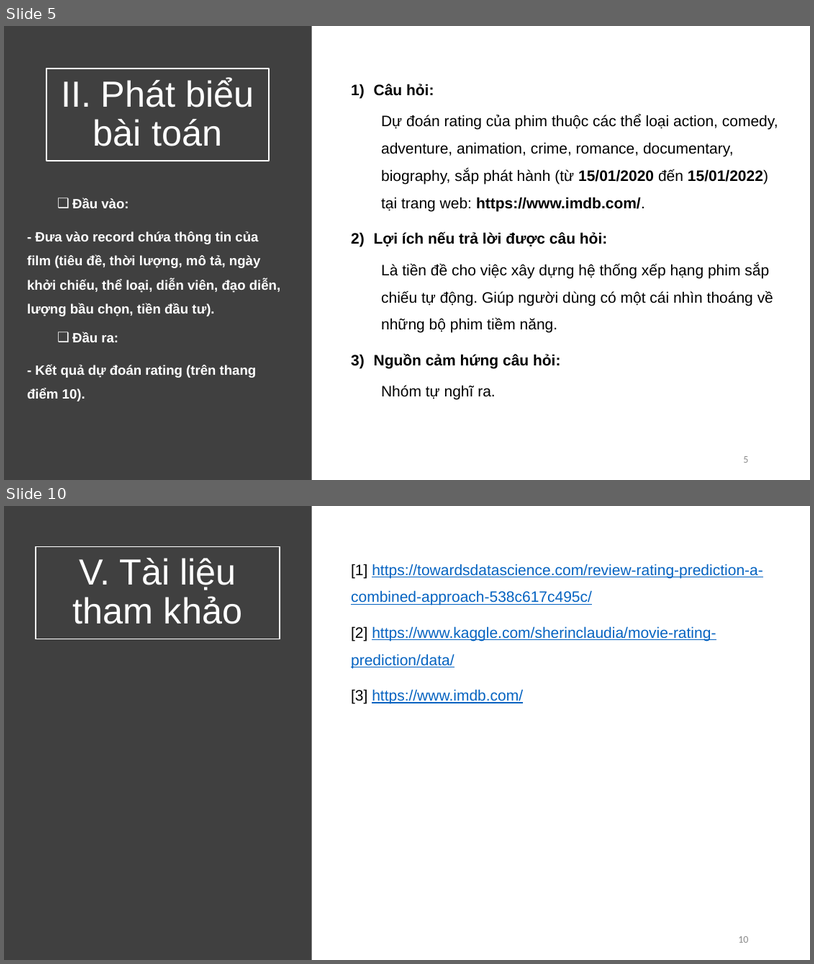
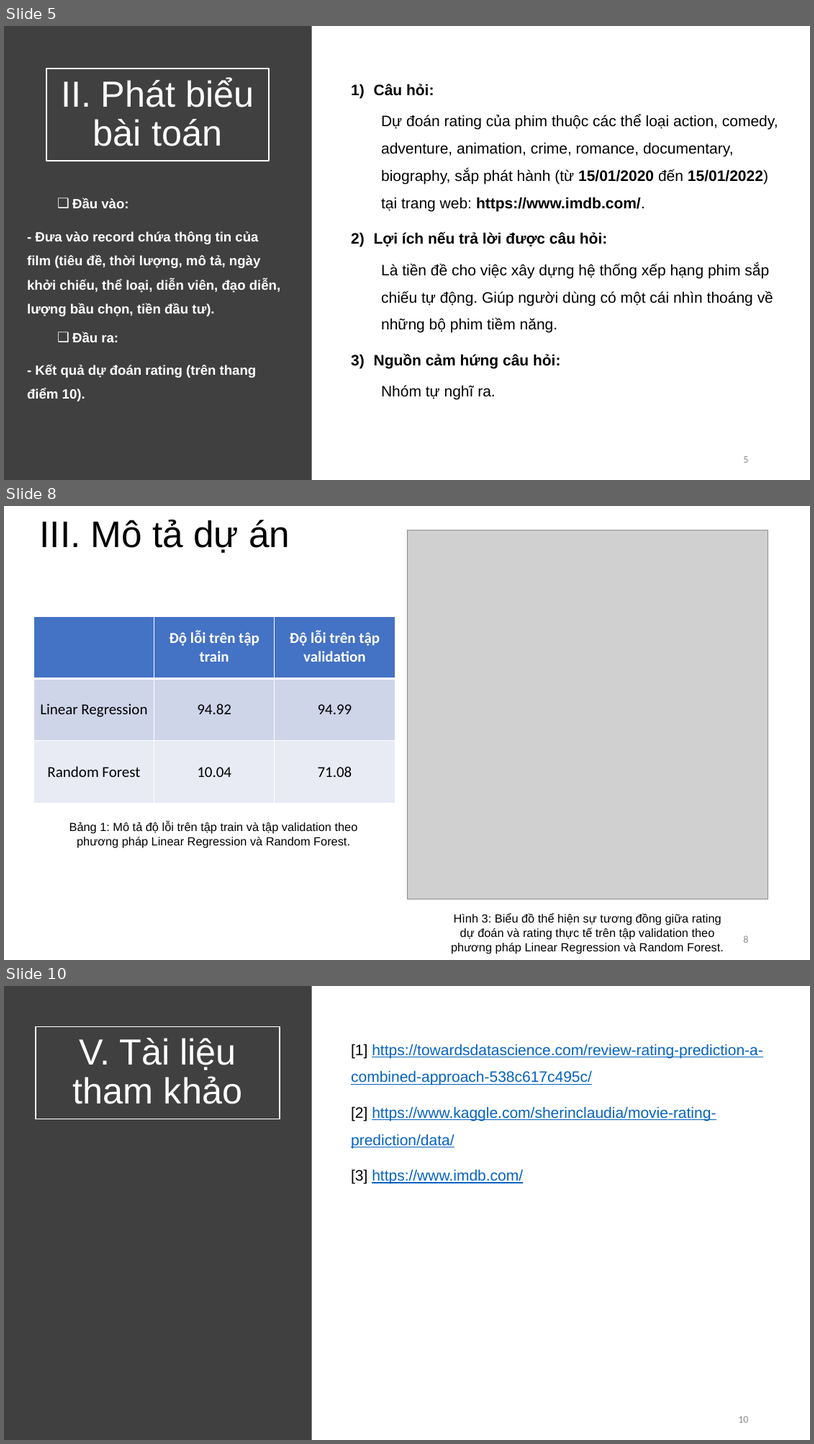
Before and after one commit to vietph34/DS_Final_project, a slide deck: doc/report.pptx. Shown one above the other, each under a label of ours: slides 5 and 10 before the commit, slides 5, 8 and 10 after it; the slides between them are not shown. The pictures are 814x964 and 814x1444 pixels, drawn with LibreOffice and Linux fonts; fonts in the diff are those of the drawing; grey boxes stand for pictures. Boxes give left, top, right and bottom in pixels: in the first picture for what was removed or moved away, otherwise in the second. Text is boxed around its words. In the diff, an @@ line names an element or a change of style, - is before the commit and + after.

```diff
--- a/doc/report.pptx
+++ b/doc/report.pptx
@@ slide 8 added at [4,506,810,960], background #FFFFFF @@
@@ title added at [40,519,290,553], 44 pt, text #000000 @@
+III. Mô tả dự án
@@ picture added at [407,530,769,899] @@
@@ table added at [34,616,395,803], 3 rows, 3 columns @@
+ | Độ lỗi trên tập train | Độ lỗi trên tập validation
+Linear Regression | 94.82 | 94.99
+Random Forest | 10.04 | 71.08
@@ text added at [70,821,358,847], 14 pt, text #000000 @@
+Bảng 1: Mô tả độ lỗi trên tập train và tập validation theo phương pháp Linear Regression và Random Forest.
@@ text added at [451,913,724,953], 14 pt, text #000000 @@
+Hình 3: Biểu đồ thể hiện sự tương đồng giữa rating dự đoán và rating thực tế trên tập validation theo phương pháp Linear Regression và Random Forest.
@@ page number added at [743,935,748,942], 12 pt, text #8C8C8C @@
+8
```
Also in this commit, not shown: 3 slides changed, 1 slide removed, 19 other files.
